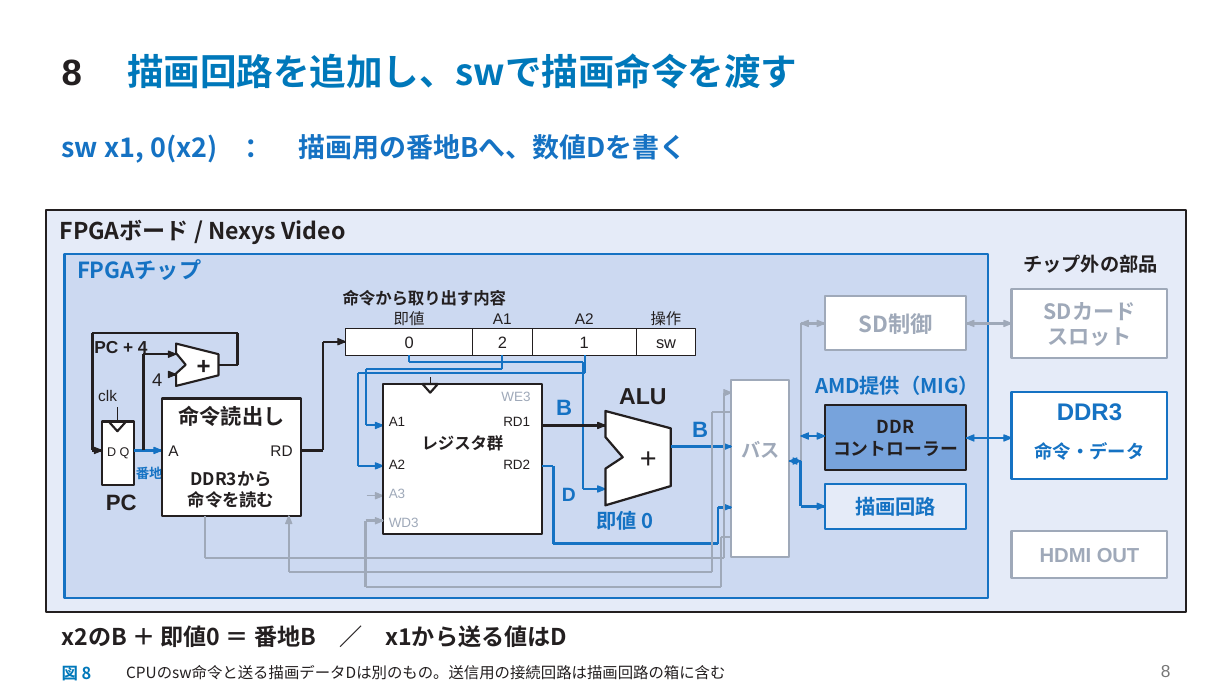
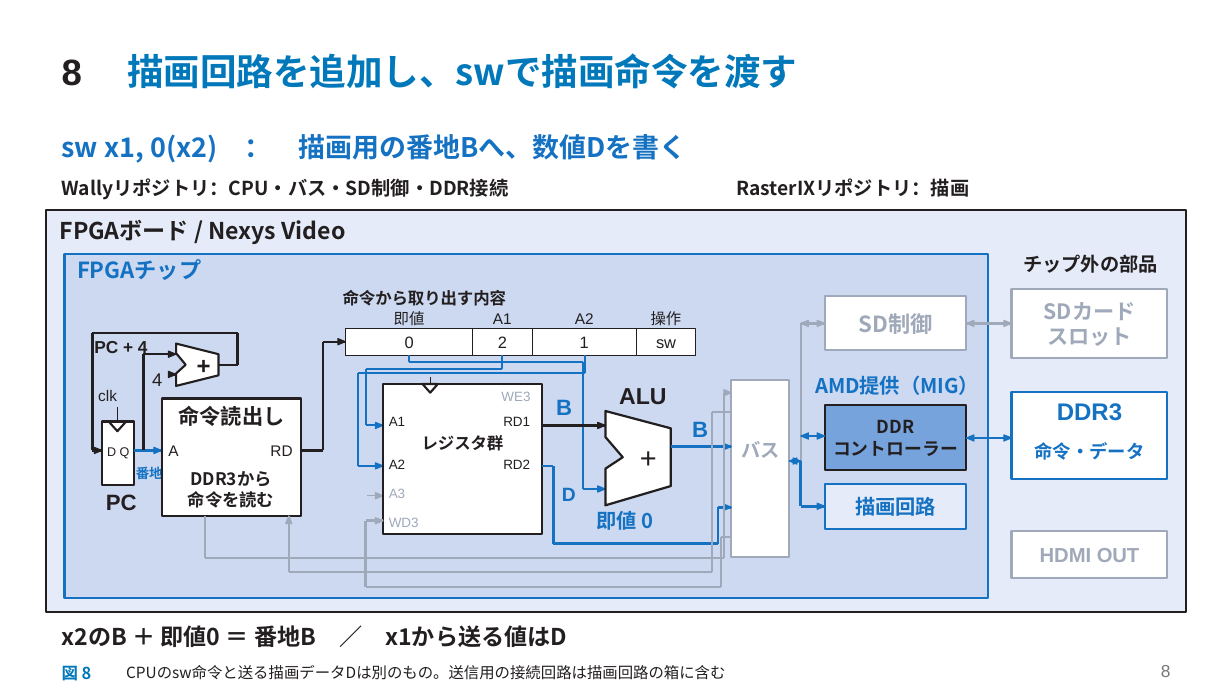
Before and after one commit to SoshiroFujimori/wally-game-console-research, a slide deck: slide 8 of docs/presentation/中間発表_主要事項.pptx. Drawn at 1232x693 pixels with LibreOffice and Linux fonts; fonts in the diff are those of the drawing. Boxes give left, top, right and bottom in pixels: in the first picture for what was removed or moved away, otherwise in the second. Text is boxed around its words. In the diff, an @@ line names an element or a change of style, - is before the commit and + after.

```diff
--- a/docs/presentation/中間発表_主要事項.pptx
+++ b/docs/presentation/中間発表_主要事項.pptx
@@ text added at bbox=[62, 178, 509, 200], 15 pt, text #231F20, bold @@
+Wallyリポジトリ：CPU・バス・SD制御・DDR接続
@@ text added at bbox=[736, 178, 969, 197], 15 pt, text #231F20, bold @@
+RasterIXリポジトリ：描画
```
Also in this commit, not shown: 7 other slides changed, 14 other files.
